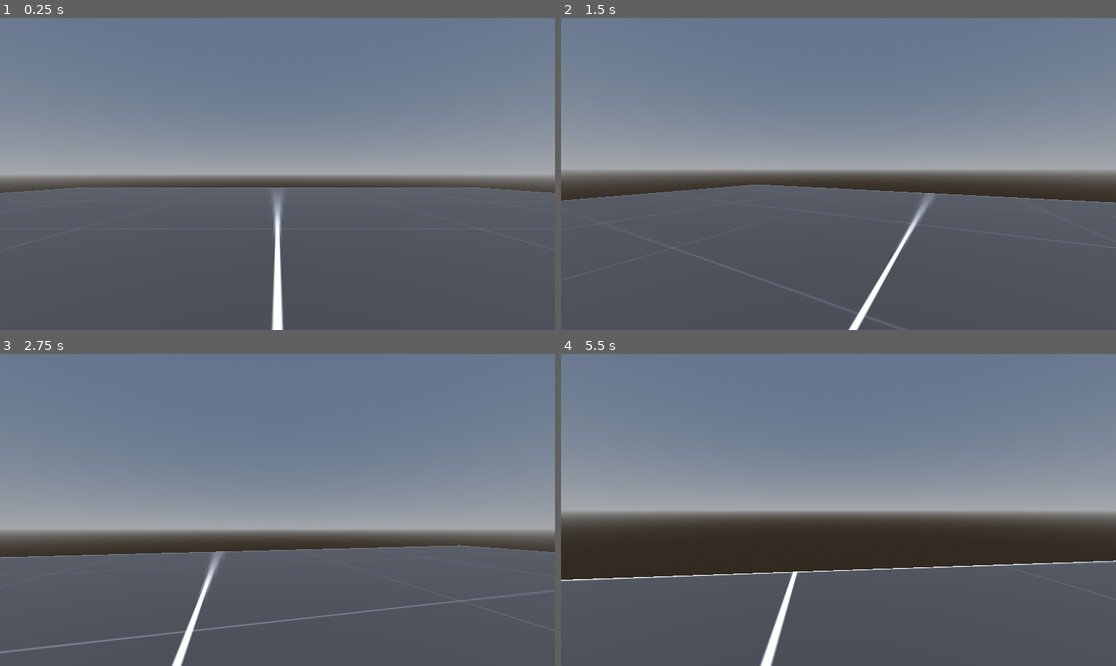
Above: before the commit, frames 1-4 (two rows, left to right).
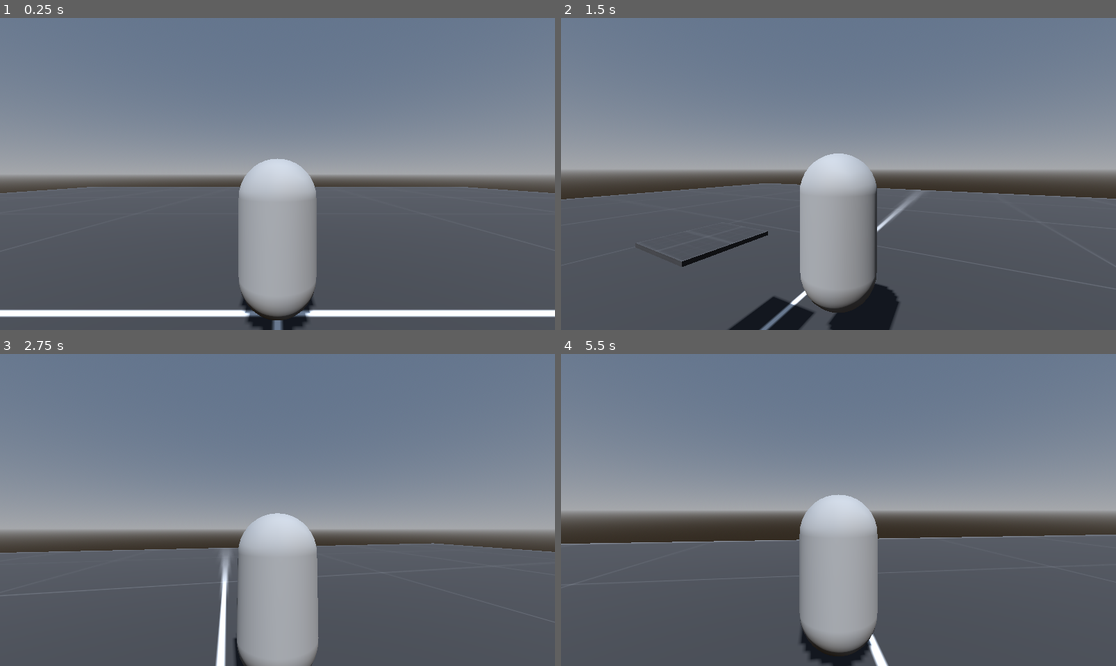
Above: after the commit, the same moments.

Repository: Gordon-DEVJ/SimpleFPS-PlayerController-Godot_FPS
Game: Godot game, scene res://Testing.tscn
The game is run twice, just before and just after one commit, with the same random seed, the same clock (stepped at 60 frames per second) and the same inputs.
Inputs (mouse positions are in pixels of both pictures, inside the frame that each line leads up to):
- Up to frame 1 (0.25 s): no input
- Up to frame 2 (1.5 s): tap Enter at 0.5 s; move the mouse to (866, 174) at 0.52 s; hold Shift (walk) 0.53-1.28 s; hold W (forward) from 0.53 s (still down); tap Space (jump) at 0.77, 1.07 s; tap Ctrl (crouch, bound only after the commit) at 0.8, 1.35 s; move the mouse to (810, 174) at 1.27 s
- Up to frame 3 (2.75 s): keep holding W (forward); tap Space (jump) at 1.52, 1.55, 1.82, 2.1 s; move the mouse to (288, 503) at 2.02 s; hold Shift (walk) from 2.03 s (still down)
- Up to frame 4 (5.5 s): keep holding W (forward); move the mouse to (832, 516) at 2.77 s; release Shift (walk) at 2.78 s; tap Shift (walk) at 2.85, 4.35 s; tap Space (jump) at 3.02, 3.32, 3.77, 3.8, 4.07, 4.52, 4.82 s; tap Ctrl (crouch, bound only after the commit) at 3.05 s; move the mouse to (877, 513) at 3.52 s; hold Ctrl (crouch, bound only after the commit) 3.53-4.28 s; move the mouse to (794, 506) at 4.27 s; move the mouse to (844, 510) at 5.02 s; hold Ctrl (crouch, bound only after the commit) from 5.03 s (still down)

The runs differ from the first frame. In frame 1, 9.3% of the frame differs, in the area x 0-100%, y 44-100%; in frame 2, 9.5%; in frame 3, 8.9%; in frame 4, 16%.

Commit message:
code correction in jump function

Diff:
--- a/Half_Life-PlayerController/PlayerController.gd
+++ b/Half_Life-PlayerController/PlayerController.gd
@@ -13,6 +13,12 @@
 @export var BASE_SPEED = 5				# Default = 5		The default movement speed, used when not in the "walk" mode.
 @export var WALK_SPEED = 2.5			# Default = 2.5		The speed of movement when walking, used when in "walk" mode.
 @export var JUMP_VELOCITY = 4.5			# Default = 4.5
+
+# Crouch Variables, we will use walking speed as crouch speed
+var defaultheight = 2.0
+var crouchheight = 1.4
+@onready var raycast = $CameraController/RayCast3D
+@onready var playercollision = $CollisionShape3D
 
 # Camera look and mouse variables
 var mouse_input : bool = false 			# Check mouse movement
@@ -74,6 +80,18 @@
 	# Get mouse input mode
 	Input.set_mouse_mode(Input.MOUSE_MODE_CAPTURED)
 
+func _jump():
+
+# Handle Double Jump.
+	if Input.is_action_just_pressed("jump") and (is_on_floor() or JUMPS_REMAINING > 0):
+		if is_on_floor():
+			velocity.y = JUMP_VELOCITY
+		else:
+			velocity.y = JUMP_VELOCITY * 0.8
+			JUMPS_REMAINING -= 1
+	if is_on_floor():
+		JUMPS_REMAINING = 0			# Set in 0 for disable double jump
+
 func _physics_process(delta):
 
 	# Camera update
@@ -89,15 +107,31 @@
 	else:
 		SPEED = BASE_SPEED
 
+	# Handle Crouch
+	var raycol = false
+	if raycast.is_colliding():
+		raycol = true
+	if raycol:
+		playercollision.shape.height -= WALK_SPEED*delta
+	elif not raycol:
+		playercollision.shape.height += WALK_SPEED*delta
+	playercollision.shape.height =  clamp(playercollision.shape.height, crouchheight,defaultheight)
+	if Input.is_action_pressed("crouch"):
+		SPEED = WALK_SPEED
+		playercollision.shape.height -= WALK_SPEED*delta
+	elif not raycol:
+		playercollision.shape.height += WALK_SPEED*delta
+
+	_jump()
 	# Handle Double Jump.
-	if Input.is_action_just_pressed("jump") and (is_on_floor() or JUMPS_REMAINING > 0):
+	"""if Input.is_action_just_pressed("jump") and (is_on_floor() or JUMPS_REMAINING > 0):
 		if is_on_floor():
 			velocity.y = JUMP_VELOCITY
 		else:
 			velocity.y = JUMP_VELOCITY * 0.8
 			JUMPS_REMAINING -= 1
 	if is_on_floor():
-		JUMPS_REMAINING = 0			# Set in 0 for disable double jump
+		JUMPS_REMAINING = 0		"""	# Set in 0 for disable double jump"""
 
 	# Get the input direction and handle the movement/deceleration.
 	# As good practice, you should replace UI actions with custom gameplay actions.
--- a/Half_Life-PlayerController/PlayerController.tscn
+++ b/Half_Life-PlayerController/PlayerController.tscn
@@ -20,4 +20,7 @@
 [node name="CameraController" type="Node3D" parent="."]
 
 [node name="Camera3D" type="Camera3D" parent="CameraController"]
-transform = Transform3D(1, 0, 0, 0, 1, 0, 0, 0, 1, 0, 1.8, 0)
+transform = Transform3D(1, 0, 0, 0, 1, 0, 0, 0, 1, 0, 1.8, 2.65855)
+
+[node name="RayCast3D" type="RayCast3D" parent="CameraController"]
+transform = Transform3D(1, 0, 0, 0, -1, 8.74228e-08, 0, -8.74228e-08, -1, 0, 2, 0)
--- a/Half_Life-PlayerController/Testing.tscn
+++ b/Half_Life-PlayerController/Testing.tscn
@@ -39,6 +39,17 @@
 [node name="CollisionShape3D" type="CollisionShape3D" parent="MeshInstance3D/StaticBody3D"]
 shape = SubResource("ConcavePolygonShape3D_j54wf")
 
+[node name="MeshInstance3D2" type="MeshInstance3D" parent="."]
+transform = Transform3D(0.978, 0, 0, 0, 0.05, 0, 0, 0, 1, 0, 1.75731, -1.52752)
+material_override = SubResource("StandardMaterial3D_j58s4")
+mesh = SubResource("BoxMesh_g1yhe")
+metadata/_edit_group_ = true
+
+[node name="StaticBody3D" type="StaticBody3D" parent="MeshInstance3D2"]
+
+[node name="CollisionShape3D" type="CollisionShape3D" parent="MeshInstance3D2/StaticBody3D"]
+shape = SubResource("ConcavePolygonShape3D_j54wf")
+
 [node name="DirectionalLight3D" type="DirectionalLight3D" parent="."]
 transform = Transform3D(1, 0, 0, 0, 0.557209, 0.830372, 0, -0.830372, 0.557209, 0, 0, 0)
 shadow_enabled = true
--- a/Half_Life-PlayerController/project.godot
+++ b/Half_Life-PlayerController/project.godot
@@ -47,6 +47,11 @@
 "events": [Object(InputEventKey,"resource_local_to_scene":false,"resource_name":"","device":-1,"window_id":0,"alt_press …(182 unchanged characters)…
 ]
 }
+crouch={
+"deadzone": 0.5,
+"events": [Object(InputEventKey,"resource_local_to_scene":false,"resource_name":"","device":-1,"window_id":0,"alt_pressed":false,"shift_pressed":false,"ctrl_pressed":false,"meta_pressed":false,"pressed":false,"keycode":0,"physical_keycode":4194326,"key_label":0,"unicode":0,"echo":false,"script":null)
+]
+}
 exit={
 "deadzone": 0.5,
 "events": [Object(InputEventKey,"resource_local_to_scene":false,"resource_name":"","device":-1,"window_id":0,"alt_press …(182 unchanged characters)…
